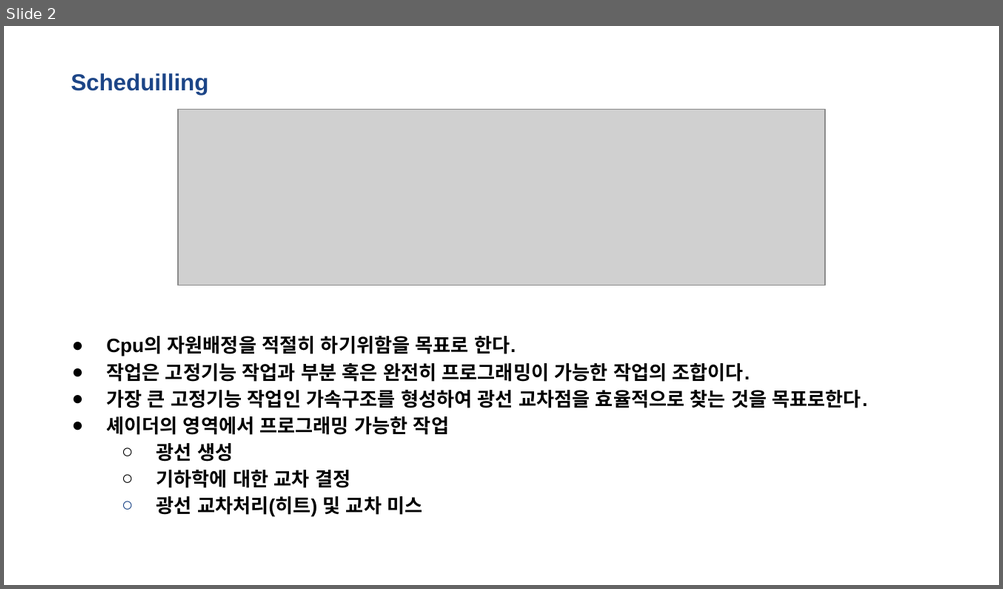
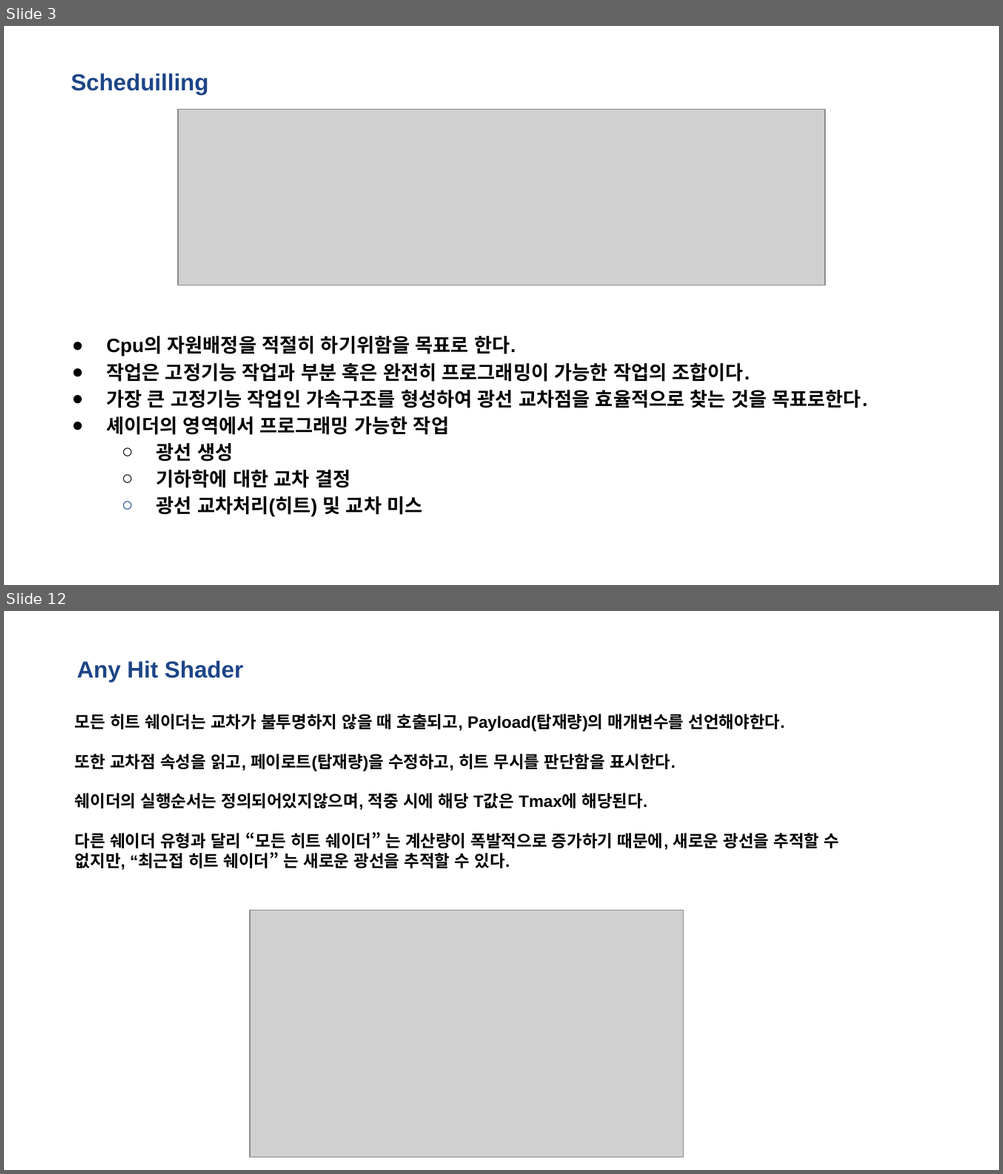
Before and after one commit to kiption/XD, a slide deck: Lab/Client/RayTracing with DirectX 12.pptx. Shown one above the other, each under a label of ours: slide 2 before the commit, slides 3 and 12 after it; the slides between them are not shown. The pictures are 1003x589 and 1003x1174 pixels, drawn with LibreOffice and Linux fonts; fonts in the diff are those of the drawing; grey boxes stand for pictures. Boxes give left, top, right and bottom in pixels: in the first picture for what was removed or moved away, otherwise in the second. Text is boxed around its words. In the diff, an @@ line names an element or a change of style, - is before the commit and + after.

Commit message:
#01-21 허재성 DXR_3
Shader
쉐이더 종류와
광선 생성, 미스, 히트, 교차 공부

```diff
--- a/Lab/Client/RayTracing with DirectX 12.pptx
+++ b/Lab/Client/RayTracing with DirectX 12.pptx
@@ slide 12 added at (4,611,999,1170), background #FFFFFF @@
@@ title added at (77,661,243,682), 16.8 pt, text #1C4587, bold @@
+Any Hit Shader
@@ title added at (75,714,839,870), 12 pt, text #000000, bold @@
+모든 히트 쉐이더는 교차가 불투명하지 않을 때 호출되고, Payload(탑재량)의 매개변수를 선언해야한다.
+또한 교차점 속성을 읽고, 페이로트(탑재량)을 수정하고, 히트 무시를 판단함을 표시한다.
+쉐이더의 실행순서는 정의되어있지않으며, 적중 시에 해당 T값은 Tmax에 해당된다.
+다른 쉐이더 유형과 달리 “모든 히트 쉐이더” 는 계산량이 폭발적으로 증가하기 때문에, 새로운 광선을 추적할 수 없지만, “최근접 히트 쉐이더” 는 새로운 광선을 추적할 수 있다.
@@ picture added at (250,911,683,1158) @@
@@ what was slide 2 is now slide 3 @@
```
Also in this commit, not shown: 3 slides changed, 9 other slides added, 1 slide removed.
